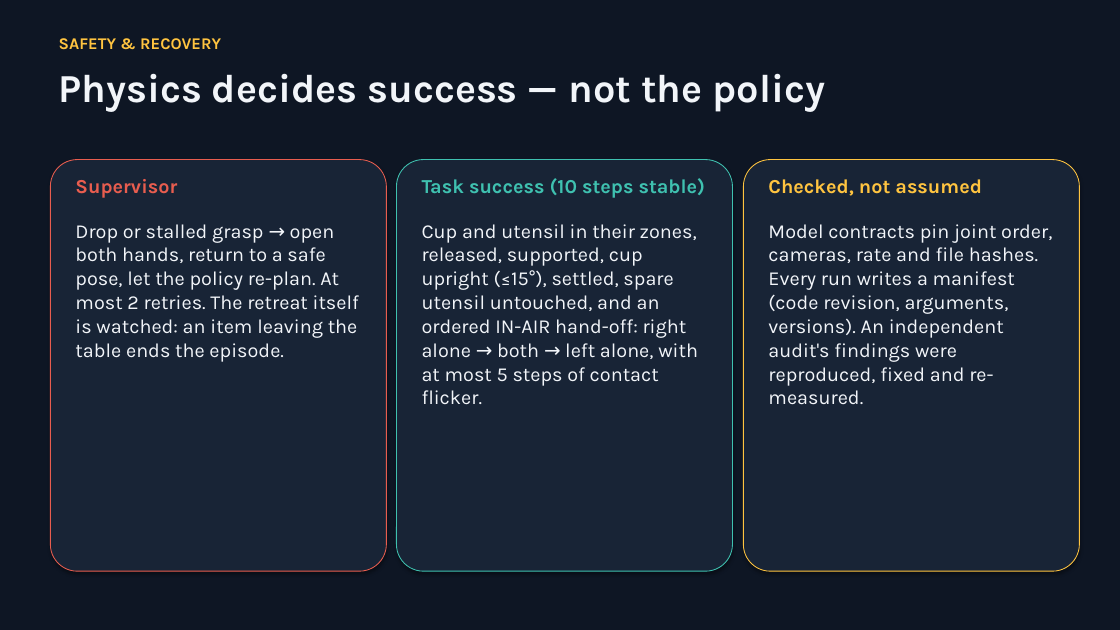
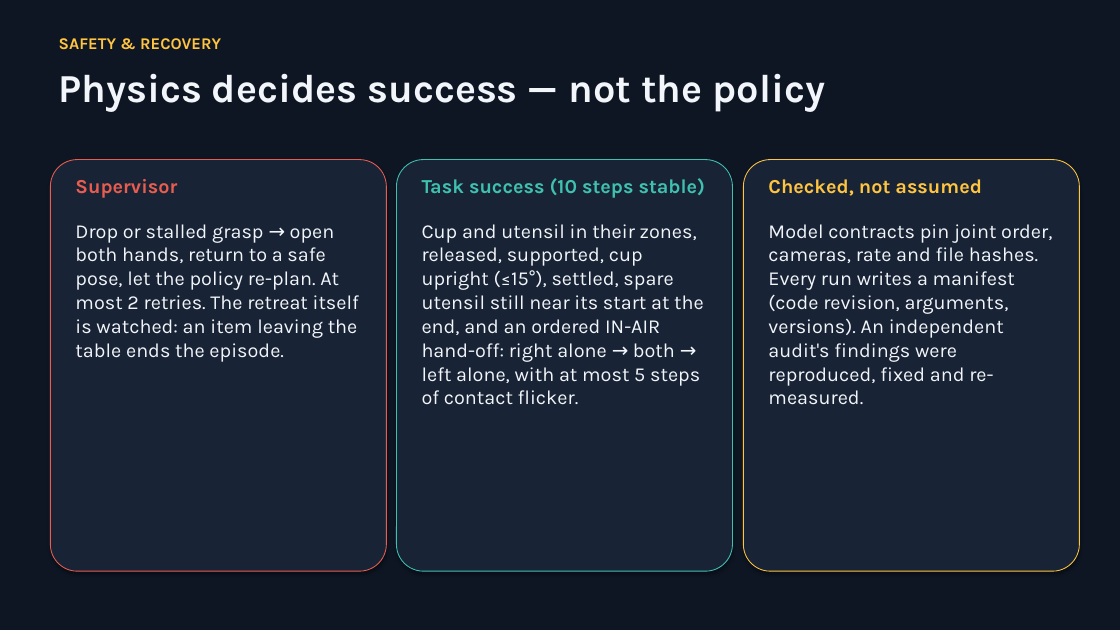
Before and after one commit to Hamza-Atiq/rescuehandsAI, a slide deck: slide 6 of docs/submission/rescuehands_slides.pptx. Drawn at 1120x630 pixels with LibreOffice and Linux fonts; fonts in the diff are those of the drawing. Boxes give left, top, right and bottom in pixels: in the first picture for what was removed or moved away, otherwise in the second. Text is boxed around its words. In the diff, an @@ line names an element or a change of style, - is before the commit and + after.

```diff
--- a/docs/submission/rescuehands_slides.pptx
+++ b/docs/submission/rescuehands_slides.pptx
@@ text at (422, 224, 704, 405): text changed @@
-Cup and utensil in their zones, released, supported, cup upright (≤15°), settled, spare utensil untouched, and an ordered IN-AIR hand-off: right alone → both → left alone, with at most 5 steps of contact flicker.
+Cup and utensil in their zones, released, supported, cup upright (≤15°), settled, spare utensil still near its start at the end, and an ordered IN-AIR hand-off: right alone → both → left alone, with at most 5 steps of contact flicker.
```
Also in this commit, not shown: 1 other slide changed, 14 other files.
